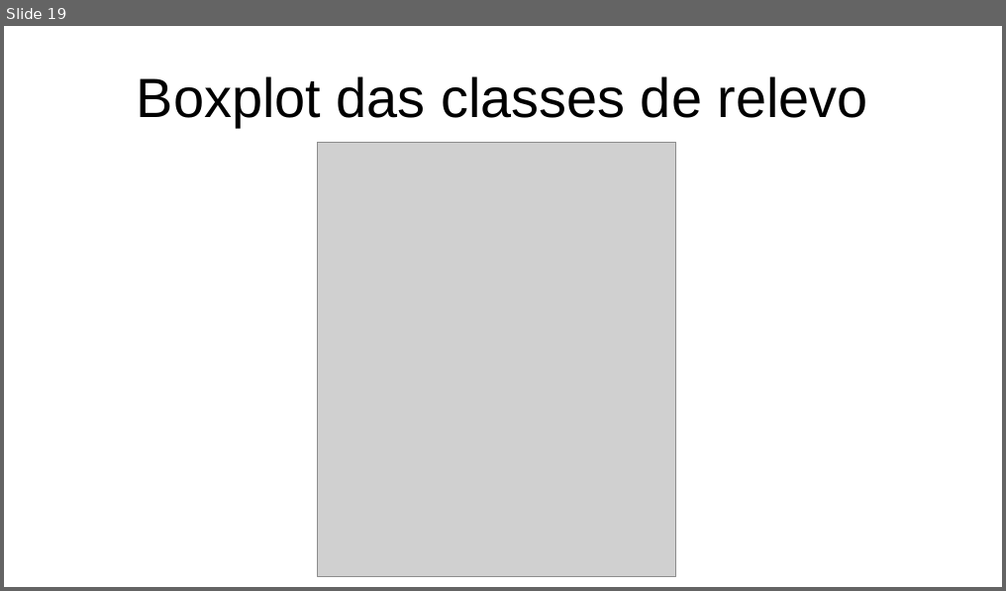
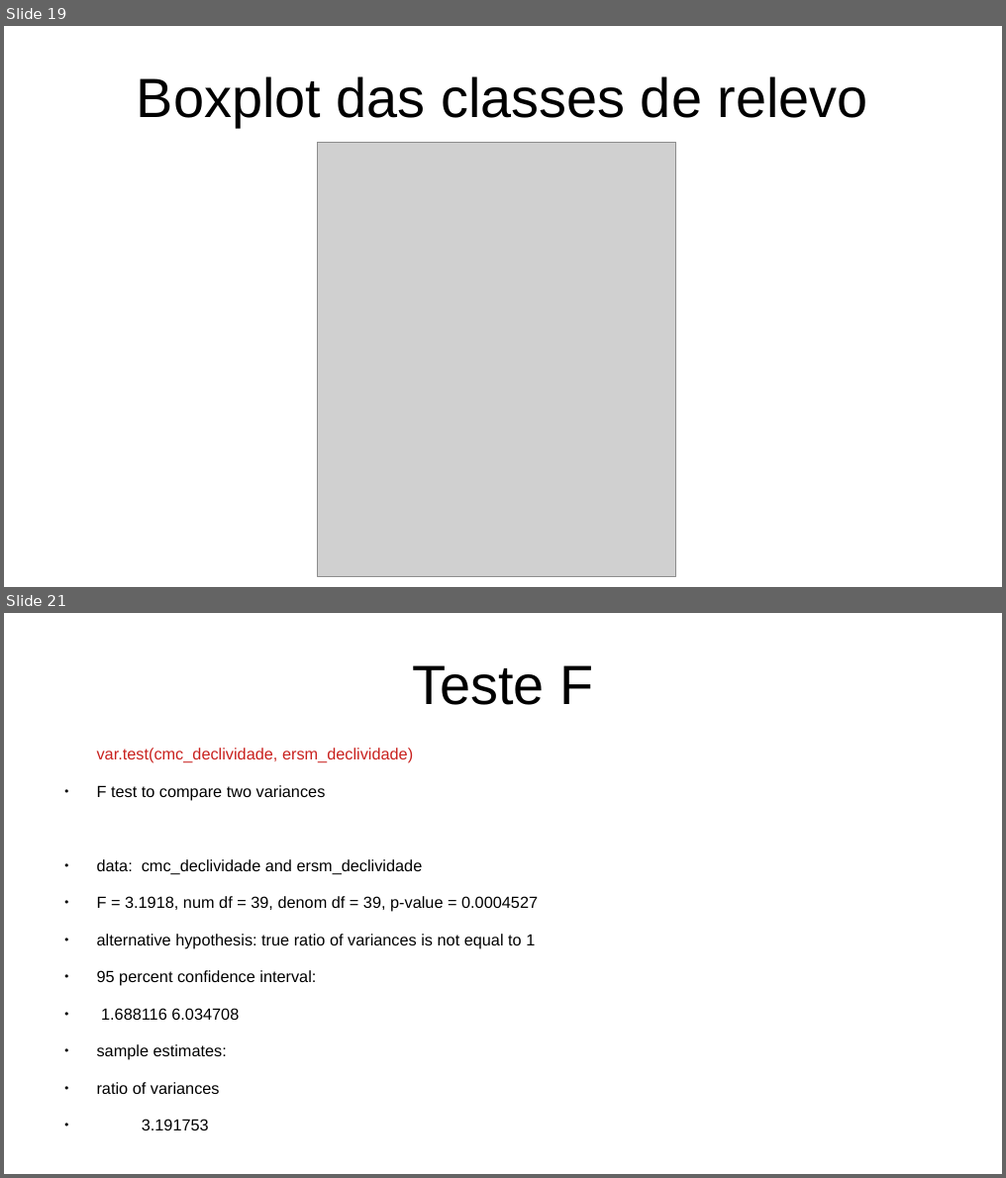
Before and after one commit to pjfernandes/curso_r, a slide deck: aula_3/apresentacao_aula_2.odp. Shown one above the other, each under a label of ours: slide 19 before the commit, slides 19 and 21 after it; the slides between them are not shown. The pictures are 1006x591 and 1006x1178 pixels, drawn with LibreOffice and Linux fonts; fonts in the diff are those of the drawing; grey boxes stand for pictures. Boxes give left, top, right and bottom in pixels: in the first picture for what was removed or moved away, otherwise in the second. Text is boxed around its words. In the diff, an @@ line names an element or a change of style, - is before the commit and + after.

```diff
--- a/aula_3/apresentacao_aula_2.odp
+++ b/aula_3/apresentacao_aula_2.odp
@@ slide 21 added at bbox=[4, 613, 1002, 1174], background #FFFFFF @@
@@ title added at bbox=[412, 665, 593, 705], 44 pt, text #000000 @@
+Teste F
@@ text added at bbox=[97, 748, 538, 1060], 12.8 pt, text #000000 @@
+var.test(cmc_declividade, ersm_declividade)
+● F test to compare two variances
+● data: cmc_declividade and ersm_declividade
+● F = 3.1918, num df = 39, denom df = 39, p-value = 0.0004527
+● alternative hypothesis: true ratio of variances is not equal to 1
+● 95 percent confidence interval:
+● 1.688116 6.034708
+● sample estimates:
+● ratio of variances
+● 3.191753
```
Also in this commit, not shown: 4 other slides added, 2 other files.
